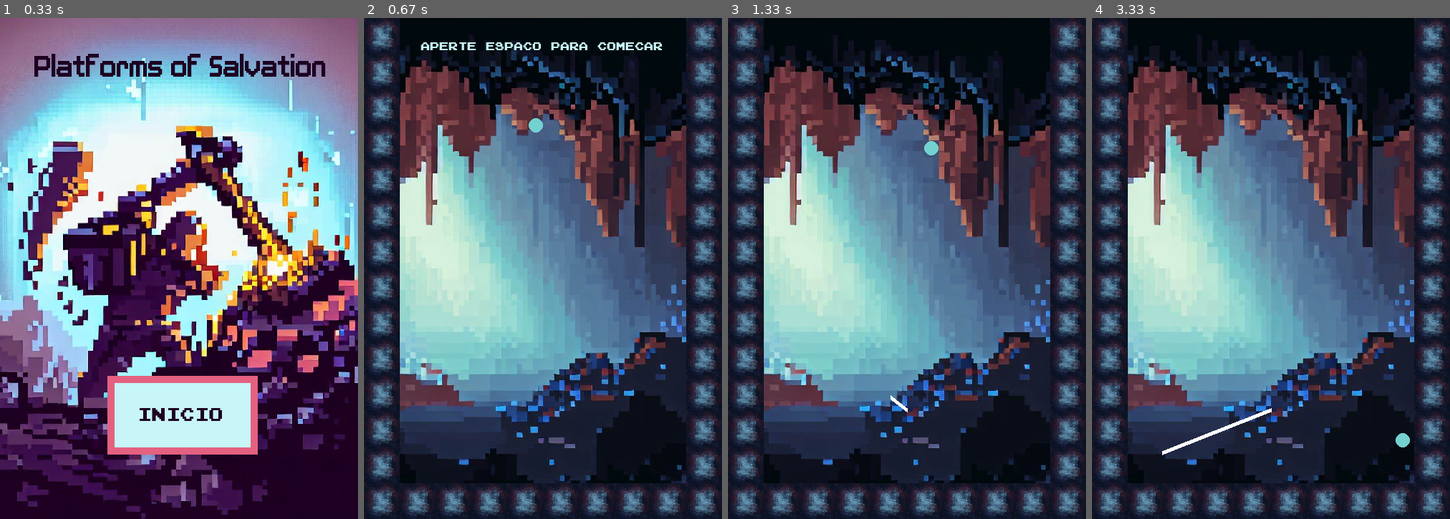
Above: before the commit, frames 1-4 (left to right).
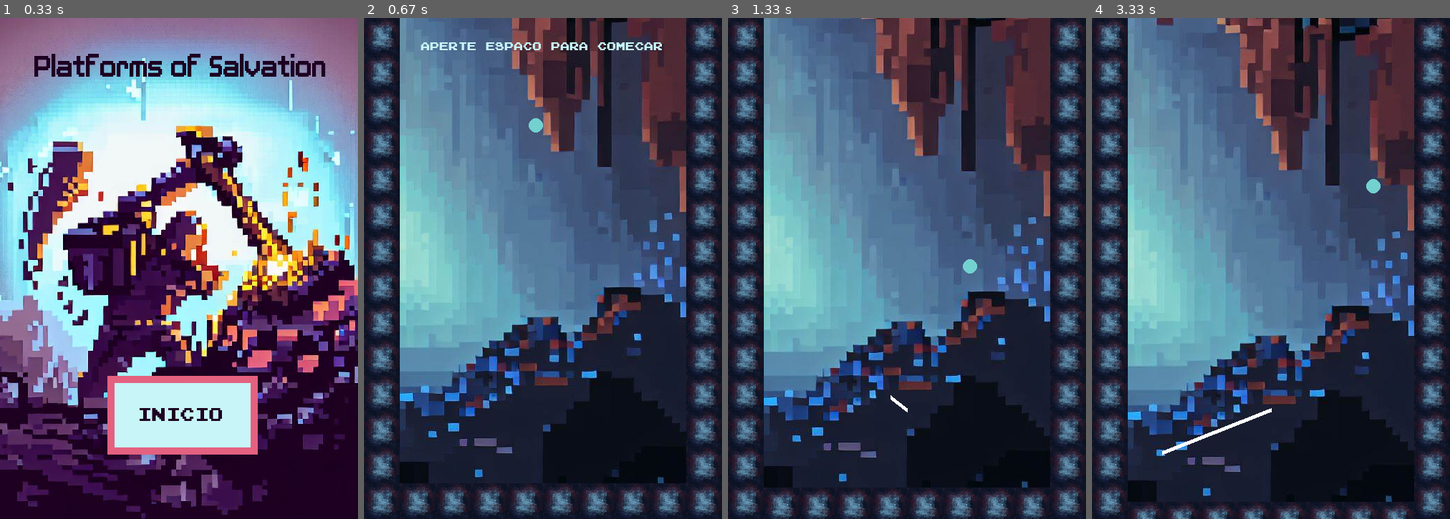
Above: after the commit, the same moments.

Repository: insper-classroom/devlife-23-1-projeto-pygame-esther_nina
Game: pygame game, started from code/jogo.py
Two runs of this game, one before a commit and one after it. Both use one fixed random seed, a clock stepped at 60 frames per second and the inputs below.
Inputs (mouse positions are in pixels of both pictures, inside the frame that each line leads up to):
- Up to frame 1 (0.33 s): no input
- Up to frame 2 (0.67 s): press the mouse at (543, 413) at 0.37 s; move the mouse to (485, 303) at 0.47 s; release the mouse at (432, 193) at 0.6 s
- Up to frame 3 (1.33 s): tap Space at 0.67 s; press the mouse at (907, 413) at 1.03 s; move the mouse to (899, 403) at 1.13 s; release the mouse at (889, 398) at 1.27 s
- Up to frame 4 (3.33 s): press the mouse at (1271, 413) at 1.37 s; move the mouse to (1317, 378) at 1.47 s; release the mouse at (1364, 348) at 1.6 s; press the mouse at (1271, 413) at 1.7 s; move the mouse to (1331, 403) at 1.8 s; release the mouse at (1396, 398) at 1.93 s; press the mouse at (1271, 413) at 2.03 s; move the mouse to (1306, 293) at 2.13 s; release the mouse at (1346, 178) at 2.27 s; press the mouse at (1271, 413) at 2.37 s; move the mouse to (1310, 278) at 2.47 s; release the mouse at (1349, 143) at 2.6 s; press the mouse at (1271, 413) at 2.7 s; move the mouse to (1231, 293) at 2.8 s; release the mouse at (1192, 178) at 2.93 s; press the mouse at (1271, 413) at 3.03 s; move the mouse to (1217, 433) at 3.13 s; release the mouse at (1163, 453) at 3.27 s

Frame 1 is identical in both runs. In frame 2, 52% of the frame differs, in the area x 10-90%, y 0-93%; in frame 3, 55%; in frame 4, 56%, in the area x 10-90%, y 0-100%.

Commit message:
MEU DEUS SOBE

Diff:
--- a/code/funcoes.py
+++ b/code/funcoes.py
@@ -23,12 +23,17 @@
         # Loading de imagens e sons
         self.bloco_img =  pygame.transform.scale(pygame.image.load('assets/PEDRA.png'), (50, 50))
         self.pedrinha_img = pygame.transform.scale(pygame.image.load('assets/pedrinha.png'),(40, 40))
-        self.caverna = pygame.transform.scale(pygame.image.load('assets/caverna.jpeg'),(700 , 700))
+        self.caverna = pygame.transform.scale(pygame.image.load('assets/caverna.jpeg'),(1000 , 1000))
+        self.fonte = pygame.font.Font('assets/Emulogic-zrEw.ttf', 13)
         self.window = pygame.display.set_mode(self.tamanho_tela)
+
         self.comecou = False
         self.qntd_linhas = 0
+        self.primeiro = 0
+        self.caverna_y = - 250
+        self.bloco_y = 650
+
         self.plataformas_anteriores = []
-        self.fonte = pygame.font.Font('assets/Emulogic-zrEw.ttf', 13)
 
     def cria_pedras(self):
         pos_pedras = [1, 51, 101, 151, 201, 251, 301, 351, 401, 451, 500]
@@ -61,10 +66,15 @@
         if self.bolinha_pos[1] - 10 > 650:
             self.bolinha_vel[1] *= - 1
 
+    def alpha_fab(self):
+        self.relogio = pygame.time.get_ticks() #em milissegundos
+        subtracao = self.relogio - self.primeiro
+        if subtracao >= 100:
+            self.primeiro = self.relogio
+            return True
+        return False
+
     def atualiza_estado(self):
-        relogio = pygame.time.get_ticks()
-        self.tempo = relogio / 1000
-
         for evento in pygame.event.get():
             if evento.type == pygame.QUIT:
                 return False
@@ -102,18 +112,18 @@
             elif evento.type == pygame.KEYUP:
                 if evento.key == pygame.K_SPACE:
                     self.comecou = True
-                    self.bolinha_tempo = pygame.time.get_ticks()
+
         return True
 
     def desenha(self):
         self.window.fill(AZUL_FUNDO)
-        self.window.blit(self.caverna, (- 200, 0))
+        self.window.blit(self.caverna, (- 500, self.caverna_y))
         # Desenha pedras paredes
         x = 0
         y = 0
         while x <= self.tamanho_tela[0]:
             # BOTTOM
-            self.window.blit(self.bloco_img, (x, 650))
+            self.window.blit(self.bloco_img, (x, self.bloco_y))
             x += 50
         while y <= self.tamanho_tela[1] - 50:
             # WALLS
@@ -124,6 +134,9 @@
         # A bola permanece parada até o jogador dar início
         if self.comecou:
             self.bola_quica()
+            if self.alpha_fab():
+                self.caverna_y += 1
+                self.bloco_y += 1
         else:
             inicio = self.fonte.render('Aperte espaco para comecar', self.fonte, AZUL_CLARINHO)
             self.window.blit(inicio, (78, 30))
@@ -152,6 +165,7 @@
 
     def __init__(self, coordenada_inicio, coordenada_final):
         self.cor = (255, 255, 255)
+        # Criador das nossas linhas, nas quais a bolinha pulará em
         self.coordenadas_comeco = coordenada_inicio
         self.coordenadas_final = coordenada_final
         Plataformas.plataformas_anteriores.append(self)
@@ -171,18 +185,20 @@
                 return True
         return False
 
-    def verifica_linhas():
+    def verifica_linhas(): # Deletar plataformas anteriores
         linhas = len(Plataformas.plataformas_anteriores)
         if linhas >= 2:
             del Plataformas.plataformas_anteriores[0]
 
-    def verifica_angulo(vel_bola):
+    def verifica_angulo(vel_bola): # Interlúdio de física e matemática, para que a colisão seja mais realista
         for plataforma in Plataformas.plataformas_anteriores:
             cateto_oposto = abs(plataforma.coordenadas_final[0] - plataforma.coordenadas_comeco[0])
             cateto_adjacente = abs (plataforma.coordenadas_final[1] - plataforma.coordenadas_comeco[1])
+            # Cálculos trigonométricos
             tangente = cateto_oposto / cateto_adjacente
             angulo_rad = math.atan(tangente)
             angulo_grau = math.degrees(angulo_rad)
+
             angulo_linha = 180 - (angulo_grau + 90)
             if angulo_linha > 70:
                 return 'continua'
@@ -229,6 +245,7 @@
                 return False
             elif evento.type == pygame.MOUSEBUTTONDOWN:
                 self.coordenadas_clique = pygame.mouse.get_pos()
+                # Se o jogador clicou no retângulo 'inicio', o jogo se inicia
                 if self.colisao_ponto_retangulo(self.coordenadas_clique[0], self.coordenadas_clique[1], 150, 500, 200, 100):
                     self.jogo.game_loop()
                     return False
@@ -237,7 +254,7 @@
     def desenha_tela_inicio(self):
         self.window.blit(self.imagem_inicio, (- 87, 0))
         pygame.draw.rect(self.window, AZUL_CLARINHO, (150, 500, 200, 100))
-
+        # Desenhando o botão e as suas limitações
         pygame.draw.rect(self.window, ROSA, (150, 500, 200, 10))
         pygame.draw.rect(self.window, ROSA, (150, 500, 10, 100))
         pygame.draw.rect(self.window, ROSA, (150, 600, 200, 10))
@@ -251,7 +268,7 @@
 
         pygame.display.update()
 
-    def inicio_loop(self):
+    def inicio_loop(self): # O loop para a tela início
         inicio = True
         while inicio:
             inicio = self.atualiza_tela()
